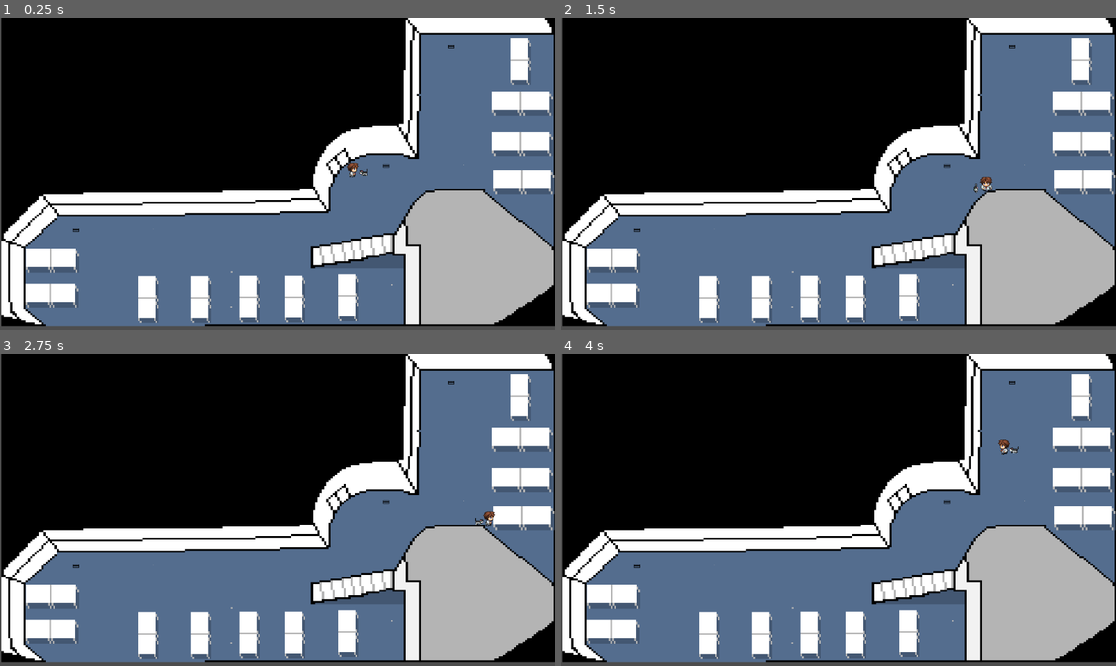
Above: before the commit, frames 1-4 (two rows, left to right).
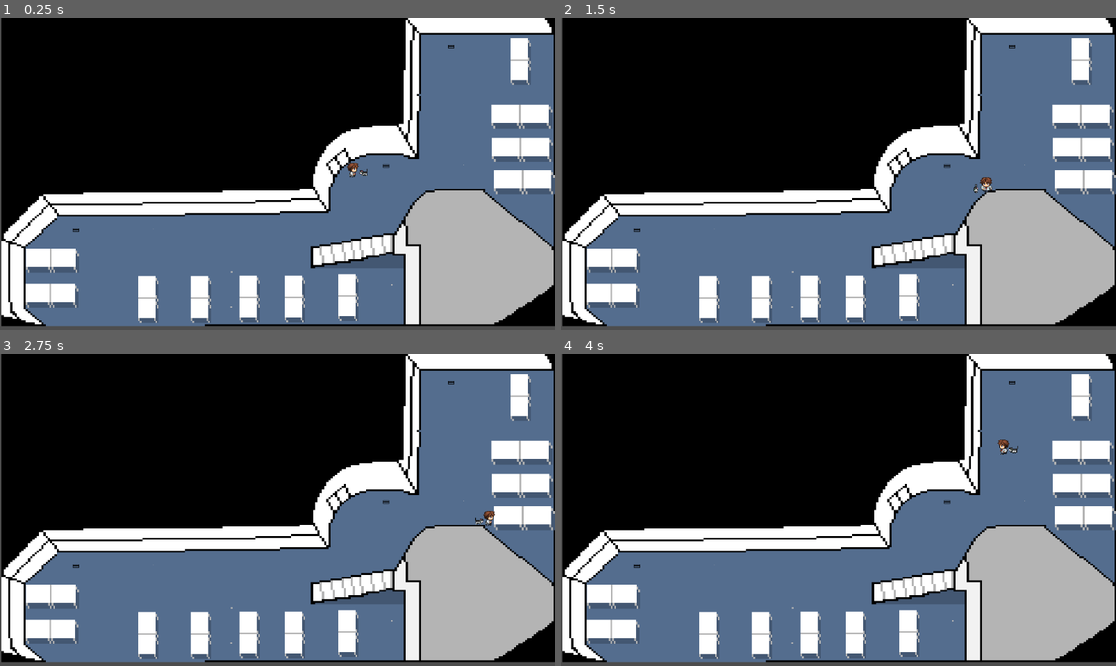
Above: after the commit, the same moments.

Repository: vigneshmourou/Project-Hoppy31-EPITECH-GAMEJAM-
Game: Godot game, scene res://scenes/main_scene.tscn
Same seed, same stepped clock (60 frames per second), same inputs: the game is played once before the commit and once after it.
Inputs:
- Up to frame 1 (0.25 s): no input
- Up to frame 2 (1.5 s): tap Enter at 0.5 s; hold D (move_right) 0.53-1.28 s; hold S (move_backward) from 1.28 s (still down)
- Up to frame 3 (2.75 s): release S (move_backward) at 2.03 s; hold D (move_right) from 2.03 s (still down)
- Up to frame 4 (4 s): release D (move_right) at 2.78 s; hold W (move_forward) 2.78-3.53 s; hold A (move_left) from 3.53 s (still down)

The runs differ from the first frame. In frame 1, 1.8% of the frame differs, in the area x 88-100%, y 23-57%; in frame 2, 1.9%, in the area x 74-100%, y 23-57%; in frame 3, 1.9%; in frame 4, 1.9%.

Commit message:
[FIX]: colision KB2

Diff:
--- a/scenes/maps/KB2.tscn
+++ b/scenes/maps/KB2.tscn
@@ -18,71 +18,6 @@
 
 [sub_resource type="RectangleShape2D" id="RectangleShape2D_7gypu"]
 size = Vector2(45, 98)
-
-[sub_resource type="SegmentShape2D" id="SegmentShape2D_ot0dv"]
-a = Vector2(119, 416)
-b = Vector2(51, 480)
-
-[sub_resource type="SegmentShape2D" id="SegmentShape2D_ut6ku"]
-a = Vector2(52, 475)
-b = Vector2(55, 600)
-
-[sub_resource type="SegmentShape2D" id="SegmentShape2D_8xfjo"]
-a = Vector2(50, 602)
-b = Vector2(87, 635)
-
-[sub_resource type="SegmentShape2D" id="SegmentShape2D_ibk65"]
-a = Vector2(834, 636)
-b = Vector2(92, 633)
-
-[sub_resource type="SegmentShape2D" id="SegmentShape2D_kjf22"]
-a = Vector2(838, 494)
-b = Vector2(836, 633)
-
-[sub_resource type="SegmentShape2D" id="SegmentShape2D_6ymdj"]
-a = Vector2(650, 515)
-b = Vector2(841, 491)
-
-[sub_resource type="SegmentShape2D" id="SegmentShape2D_55h1v"]
-a = Vector2(645, 476)
-b = Vector2(816, 450)
-
-[sub_resource type="SegmentShape2D" id="SegmentShape2D_1sq82"]
-a = Vector2(884, 356)
-b = Vector2(818, 444)
-
-[sub_resource type="SegmentShape2D" id="SegmentShape2D_re2bg"]
-a = Vector2(882, 360)
-b = Vector2(1005, 356)
-
-[sub_resource type="SegmentShape2D" id="SegmentShape2D_itpmp"]
-a = Vector2(1005, 354)
-b = Vector2(1153, 479)
-
-[sub_resource type="SegmentShape2D" id="SegmentShape2D_o581p"]
-a = Vector2(1151, 477)
-b = Vector2(1150, 32)
-
-[sub_resource type="SegmentShape2D" id="SegmentShape2D_hfeww"]
-a = Vector2(726, 296)
-b = Vector2(837, 281)
-
-[sub_resource type="SegmentShape2D" id="SegmentShape2D_iw4jn"]
-a = Vector2(700, 322)
-b = Vector2(726, 295)
-
-[sub_resource type="SegmentShape2D" id="SegmentShape2D_58xk0"]
-a = Vector2(699, 323)
-b = Vector2(687, 357)
-
-[sub_resource type="RectangleShape2D" id="RectangleShape2D_tbymr"]
-size = Vector2(33, 291)
-
-[sub_resource type="RectangleShape2D" id="RectangleShape2D_fmcd2"]
-size = Vector2(1144, 39)
-
-[sub_resource type="RectangleShape2D" id="RectangleShape2D_rkob6"]
-size = Vector2(622.5, 53)
 
 [node name="KB3" type="Node2D"]
 
@@ -235,7 +170,7 @@
 layout_mode = 0
 offset_left = 360.0
 offset_top = 136.0
-offset_right = 2420.0
+offset_right = 2424.0
 offset_bottom = 658.0
 texture = ExtResource("4_fp6v6")
 
@@ -248,10 +183,9 @@
 
 [node name="table_green2" type="TextureRect" parent="TextureRect"]
 layout_mode = 0
-offset_left = 357.0
-offset_top = 57.0
-offset_right = 2417.0
-offset_bottom = 579.0
+offset_left = 356.0
+offset_right = 2416.0
+offset_bottom = 522.0
 texture = ExtResource("4_fp6v6")
 
 [node name="StaticBody2D" type="StaticBody2D" parent="TextureRect/table_green2"]
@@ -264,9 +198,9 @@
 [node name="table_green3" type="TextureRect" parent="TextureRect"]
 layout_mode = 0
 offset_left = 357.0
-offset_top = -27.0
+offset_top = 69.0
 offset_right = 2417.0
-offset_bottom = 495.0
+offset_bottom = 591.0
 texture = ExtResource("4_fp6v6")
 
 [node name="StaticBody2D" type="StaticBody2D" parent="TextureRect/table_green3" groups=["wall"]]
@@ -292,60 +226,11 @@
 position = Vector2(406.5, 276)
 shape = SubResource("RectangleShape2D_7gypu")
 
-[node name="StaticBody2D" type="StaticBody2D" parent="." groups=["wall"]]
-collision_layer = 4
-
-[node name="CollisionShape2D16" type="CollisionShape2D" parent="StaticBody2D" groups=["wall"]]
-shape = SubResource("SegmentShape2D_ot0dv")
-
-[node name="CollisionShape2D15" type="CollisionShape2D" parent="StaticBody2D" groups=["wall"]]
-shape = SubResource("SegmentShape2D_ut6ku")
-
-[node name="CollisionShape2D14" type="CollisionShape2D" parent="StaticBody2D" groups=["wall"]]
-shape = SubResource("SegmentShape2D_8xfjo")
-
-[node name="CollisionShape2D17" type="CollisionShape2D" parent="StaticBody2D" groups=["wall"]]
-shape = SubResource("SegmentShape2D_ibk65")
-
-[node name="CollisionShape2D13" type="CollisionShape2D" parent="StaticBody2D" groups=["wall"]]
-shape = SubResource("SegmentShape2D_kjf22")
-
-[node name="CollisionShape2D12" type="CollisionShape2D" parent="StaticBody2D" groups=["wall"]]
-shape = SubResource("SegmentShape2D_6ymdj")
-
-[node name="CollisionShape2D11" type="CollisionShape2D" parent="StaticBody2D" groups=["wall"]]
-shape = SubResource("SegmentShape2D_55h1v")
-
-[node name="CollisionShape2D10" type="CollisionShape2D" parent="StaticBody2D" groups=["wall"]]
-shape = SubResource("SegmentShape2D_1sq82")
-
-[node name="CollisionShape2D9" type="CollisionShape2D" parent="StaticBody2D" groups=["wall"]]
-shape = SubResource("SegmentShape2D_re2bg")
-
-[node name="CollisionShape2D8" type="CollisionShape2D" parent="StaticBody2D" groups=["wall"]]
-shape = SubResource("SegmentShape2D_itpmp")
-
-[node name="CollisionShape2D7" type="CollisionShape2D" parent="StaticBody2D" groups=["wall"]]
-shape = SubResource("SegmentShape2D_o581p")
-
-[node name="CollisionShape2D6" type="CollisionShape2D" parent="StaticBody2D" groups=["wall"]]
-shape = SubResource("SegmentShape2D_hfeww")
-
-[node name="CollisionShape2D5" type="CollisionShape2D" parent="StaticBody2D" groups=["wall"]]
-shape = SubResource("SegmentShape2D_iw4jn")
-
-[node name="CollisionShape2D4" type="CollisionShape2D" parent="StaticBody2D" groups=["wall"]]
-shape = SubResource("SegmentShape2D_58xk0")
-debug_color = Color(0, 0.6, 0.701961, 0.419608)
-
-[node name="CollisionShape2D3" type="CollisionShape2D" parent="StaticBody2D" groups=["wall"]]
-position = Vector2(853.5, 145.5)
-shape = SubResource("RectangleShape2D_tbymr")
-
-[node name="CollisionShape2D2" type="CollisionShape2D" parent="StaticBody2D" groups=["wall"]]
-position = Vector2(582, 9.5)
-shape = SubResource("RectangleShape2D_fmcd2")
-
-[node name="CollisionShape2D" type="CollisionShape2D" parent="StaticBody2D" groups=["wall"]]
-position = Vector2(371, 382)
-shape = SubResource("RectangleShape2D_rkob6")
+[node name="StaticBody2D" type="StaticBody2D" parent="."]
+collision_layer = 4
+
+[node name="CollisionPolygon2D" type="CollisionPolygon2D" parent="StaticBody2D"]
+polygon = PackedVector2Array(676, 399, 686, 400, 687, 351, 705, 324, 731, 297, 764, 286, 838, 284, 838, 288, 848, 288, 846, 290, 872, 292, 871, 194, 874, 191, 875, 143, 875, 34, 1149, 33, 1148, 473, 1008, 361, 1008, 353, 902, 354, 903, 357, 883, 357, 883, 361, 856, 381, 824, 434, 816, 446, 796, 446, 796, 450, 773, 450, 773, 453, 750, 454, 750, 458, 728, 458, 727, 462, 709, 462, 709, 465, 687, 466, 686, 469, 663, 470, 663, 473, 645, 473, 644, 479, 663, 477, 665, 473, 687, 473, 687, 470, 708, 469, 711, 466, 727, 465, 729, 462, 750, 462, 749, 459, 773, 458, 774, 454, 796, 454, 797, 450, 814, 450, 813, 488, 815, 489, 815, 448, 819, 448, 819, 490, 815, 490, 815, 492, 838, 492, 838, 635, 90, 635, 91, 632, 54, 601, 54, 475, 81, 454, 118, 419, 118, 411, 384, 411, 384, 408, 581, 407, 581, 404, 683, 404, 682, 400, 627, 287, 316, 294, 14, 357, -57, 419, 9, 667, 353, 662, 752, 679, 1188, 592, 1175, 460, 1188, 266, 1173, 14, 983, 3, 861, 13, 754, 44, 647, 355)
+
+[node name="CollisionPolygon2D2" type="CollisionPolygon2D" parent="StaticBody2D"]
+polygon = PackedVector2Array(645, 519, 645, 512, 668, 512, 668, 508, 696, 508, 696, 505, 723, 504, 723, 500, 751, 500, 751, 496, 760, 497, 760, 492, 787, 492, 787, 489, 801, 489, 801, 485, 813, 485, 813, 489, 802, 488, 801, 492, 787, 493, 787, 496, 764, 496, 764, 500, 755, 500, 755, 504, 728, 504, 727, 508, 700, 508, 700, 512, 672, 512, 672, 515, 654, 516, 654, 519)
Not shown: 1 places in scenes/main_scene.tscn that only renumber resources
Not shown: 1 places in scenes/maps/KB2.tscn that only renumber resources
